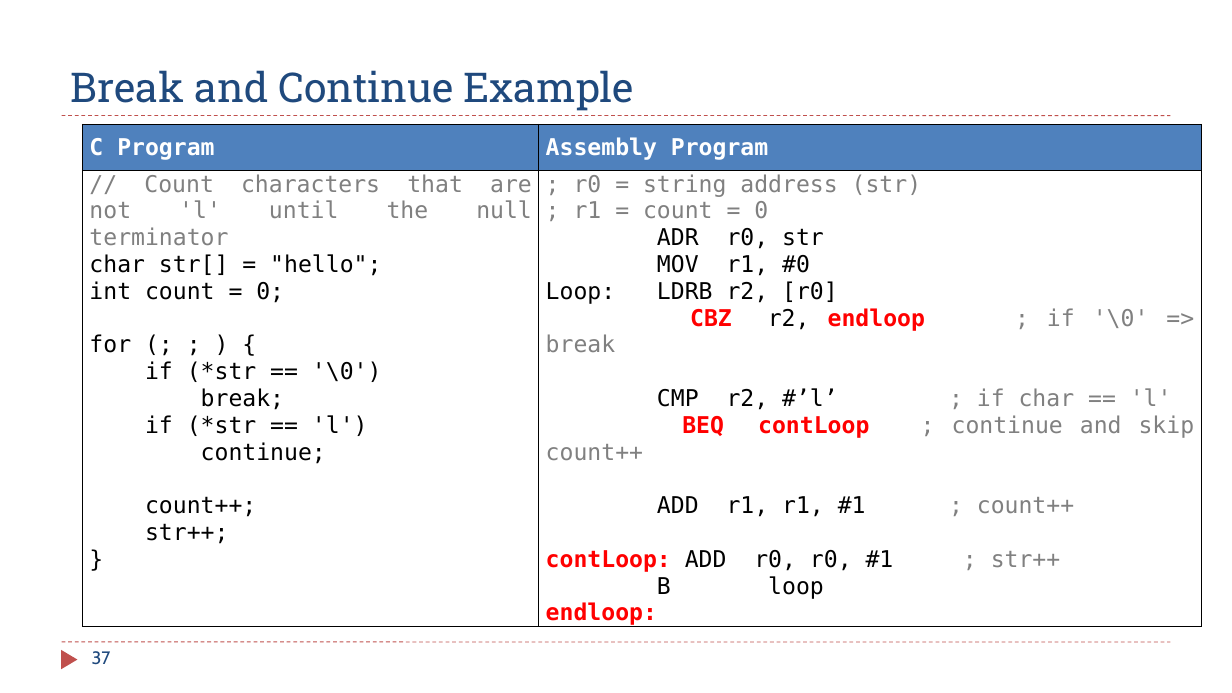
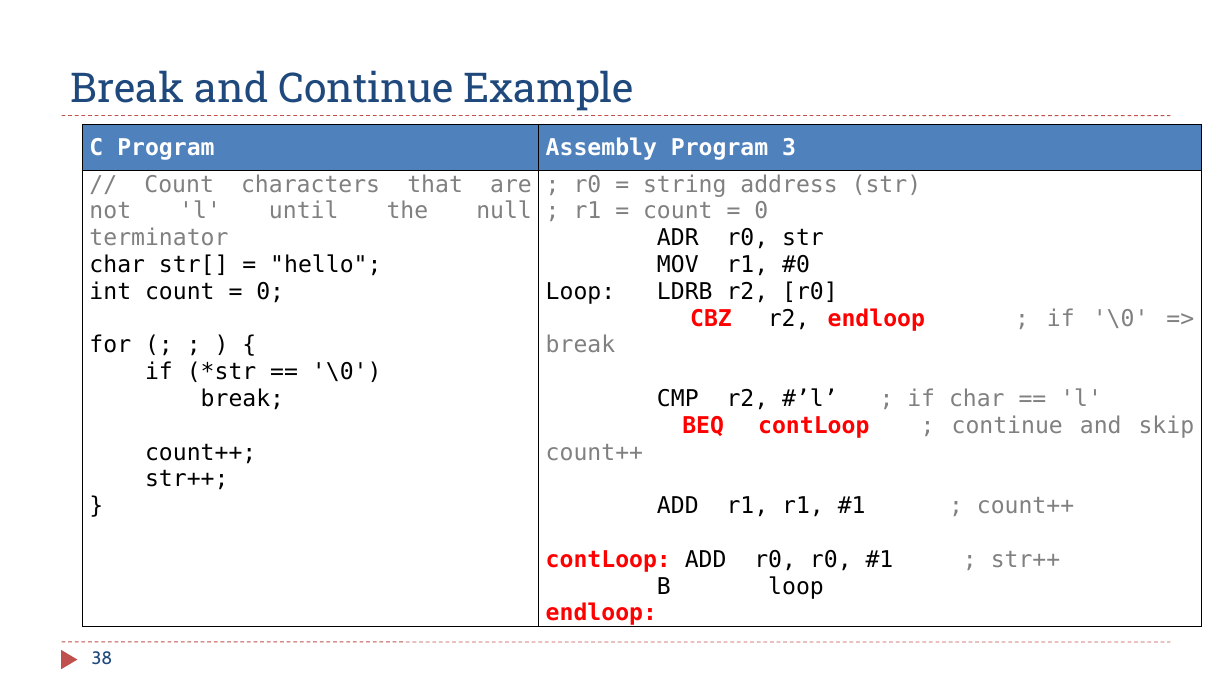
Before and after one commit to guhofstra/CSC111Fa25, a slide deck: slide 38 of PPTs/Ch6_ARM_Control_Flow.pptx (slide 37 before the commit). Drawn at 1232x693 pixels with LibreOffice and Linux fonts; fonts in the diff are those of the drawing. Boxes give left, top, right and bottom in pixels: in the first picture for what was removed or moved away, otherwise in the second. Text is boxed around its words. In the diff, an @@ line names an element or a change of style, - is before the commit and + after.

```diff
--- a/PPTs/Ch6_ARM_Control_Flow.pptx
+++ b/PPTs/Ch6_ARM_Control_Flow.pptx
@@ table at (82, 125, 1202, 631) @@
-row 1, column 2: Assembly Program
+row 1, column 2: Assembly Program 3
@@ row 2, column 1: "// Count characters that are not 'l' until the null terminator / char str[] = "hello"; / int count = 0; / for (; ; ) { / if (*str == '\0') / break; / if (*str == 'l') / continue; / count++; / str++; / }" to "// Count characters that are not 'l' until the null terminator / char str[] = "hello"; / int count = 0; / for (; ; ) { / if (*str == '\0') / break; / count++; / str++; / }" @@
@@ page number at (92, 651, 113, 665): text changed @@
-37
+38
```
Also in this commit, not shown: 11 other slides changed, 2 slides added, 1 slide removed, 8 other files.
